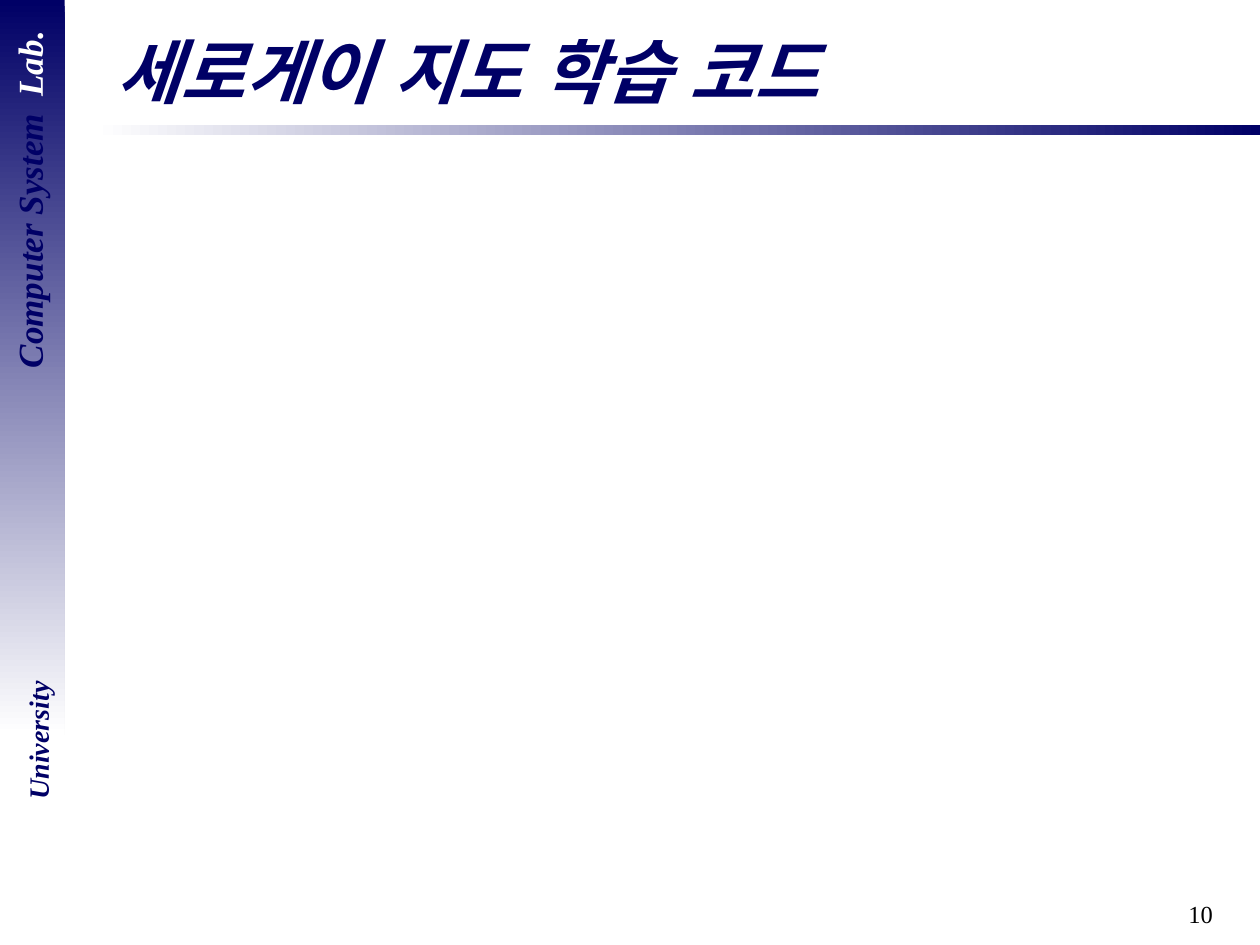
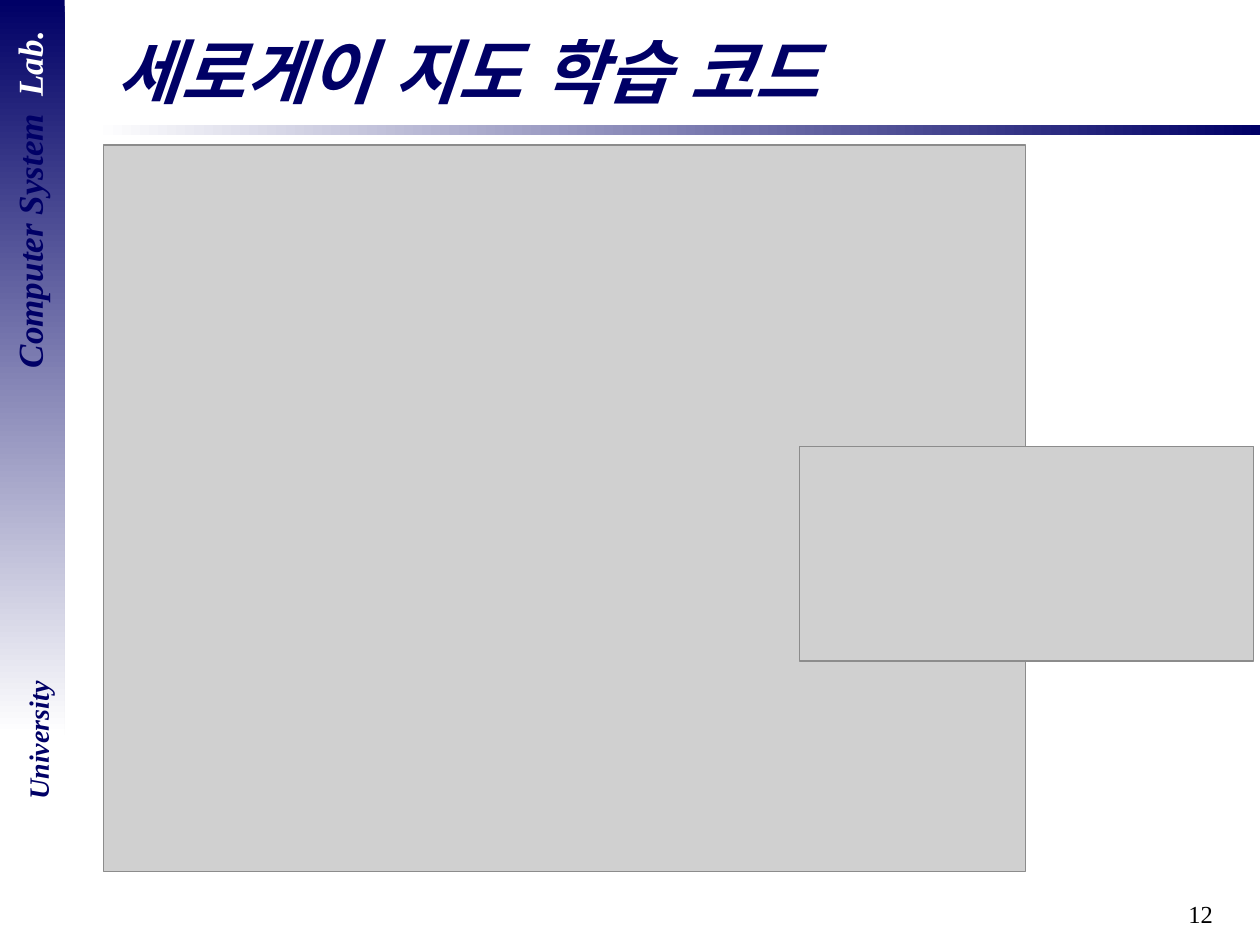
Before and after one commit to DevelopLee20/SNN, a slide deck: slide 12 of cs semina/06_Serogate-1.pptx (slide 10 before the commit). Drawn at 1260x945 pixels with LibreOffice and Linux fonts; fonts in the diff are those of the drawing; grey boxes stand for pictures; background and template pictures are left out. Boxes give left, top, right and bottom in pixels: in the first picture for what was removed or moved away, otherwise in the second. Text is boxed around its words. In the diff, an @@ line names an element or a change of style, - is before the commit and + after.

```diff
--- a/cs semina/06_Serogate-1.pptx
+++ b/cs semina/06_Serogate-1.pptx
@@ picture added at [103, 145, 1026, 872] @@
@@ picture added at [800, 446, 1254, 660] @@
@@ page number at [1188, 906, 1213, 923]: text changed @@
-10
+12
```
Also in this commit, not shown: 10 other slides changed, 3 slides added, 1 other file.
